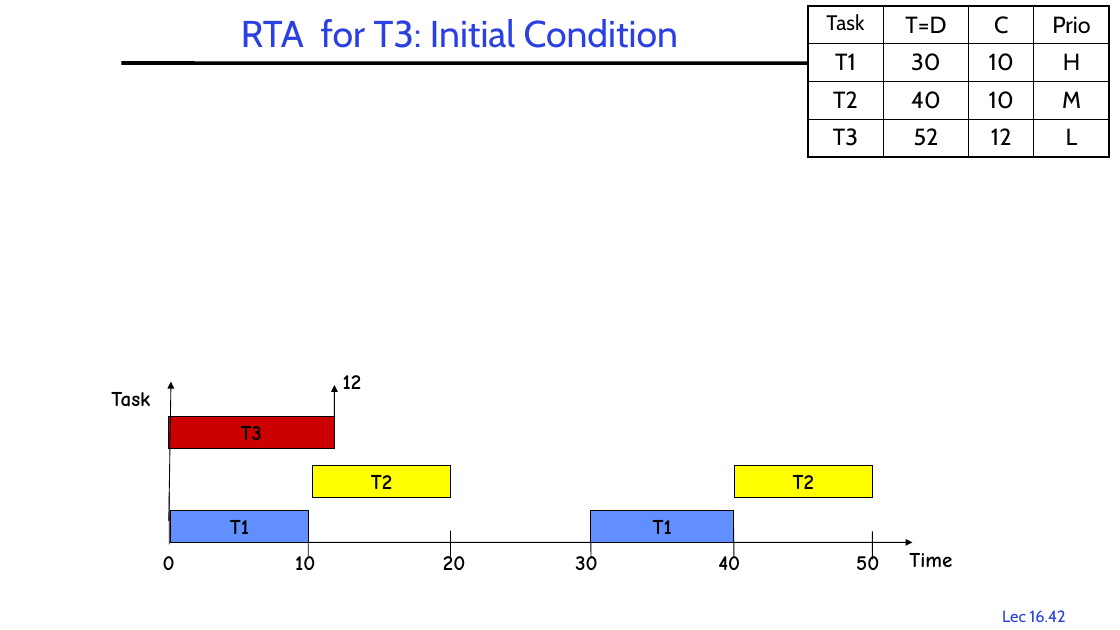
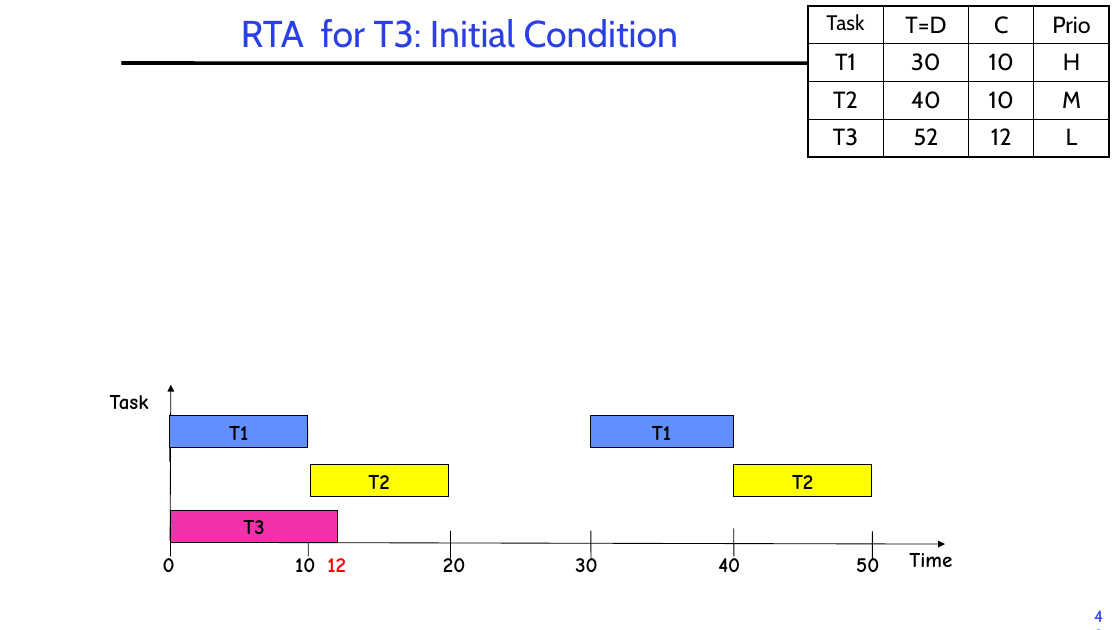
Before and after one commit to guhofstra/CSC256Fa25, a slide deck: slide 40 of PPTs/L6-RTScheduling.pptx (slide 42 before the commit). Drawn at 1120x630 pixels with LibreOffice and Linux fonts; fonts in the diff are those of the drawing; grey boxes stand for pictures; background and template pictures are left out. Boxes give left, top, right and bottom in pixels: in the first picture for what was removed or moved away, otherwise in the second. Text is boxed around its words. In the diff, an @@ line names an element or a change of style, - is before the commit and + after.

```diff
--- a/PPTs/L6-RTScheduling.pptx
+++ b/PPTs/L6-RTScheduling.pptx
@@ arrow moved from (169, 521) - (171, 381) to (171, 541) - (171, 385) @@
@@ rectangle "T1": place and size @@
-rectangle "T1" at [171,511,308,543]
+rectangle "T1" at [170,416,308,448]
@@ arrow moved from (334, 417) - (334, 385) to (308, 416) - (308, 444) @@
@@ arrow (308, 416) - (308, 444): arrow to line @@
@@ rectangle "T1": place and size @@
-rectangle "T1" at [591,511,734,543]
+rectangle "T1" at [591,416,734,448]
@@ line added from (732, 416) to (732, 444), #000000 0.75 pt @@
@@ line moved from (169, 492) - (169, 520) to (170, 434) - (170, 462) @@
@@ rectangle "T3": place and size @@
-rectangle "T3" at [168,417,334,449]
+rectangle "T3" at [171,511,337,543]
@@ rectangle "T3" at [171,511,337,543]: fill #CC0000 to #F430AB @@
@@ line moved from (169, 517) - (169, 544) to (171, 528) - (171, 556) @@
@@ arrow moved from (171, 543) - (912, 543) to (171, 543) - (945, 544) @@
@@ text "12": place and size @@
-text "12" at [343,375,362,389]
+text "12" at [327,558,346,572]
@@ text "12" at [327,558,346,572]: text colour #000000 to #FF0000 @@
@@ page number removed at [1002,610,1066,622] @@
-Lec 16.42
@@ page number added at [1081,602,1117,630], 14 pt, text #2A40E2 @@
+40
```
Also in this commit, not shown: 78 other slides changed, 2 slides removed, 1 other file.
